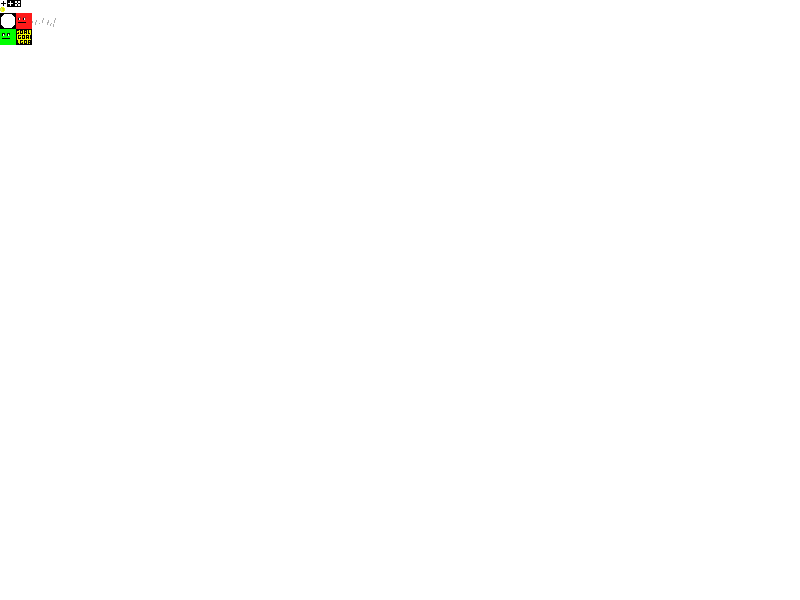
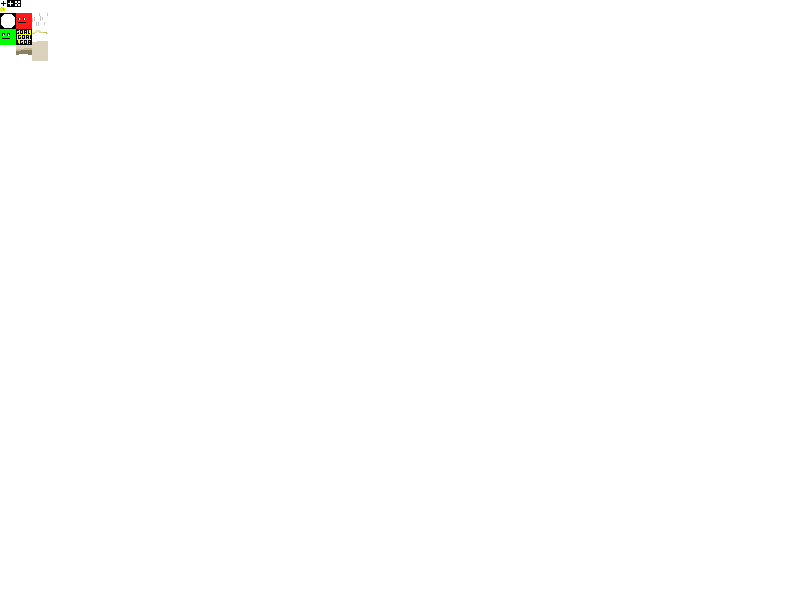
Layer changes from the first 800×600 image to the second:
added layer "CloudBot" above "CloudMid" over <box>16,45,32,55</box>
added layer "CloudMid" above "CloudTop" over <box>32,45,48,61</box>
added layer "CloudTop" above "Spikes" over <box>32,30,48,45</box>
added layer "Spikes" above "Player" over <box>32,13,48,26</box>
renamed "SpriteSheet.png" to "ButtonNormal", painted on it over <box>32,13,56,45</box>
